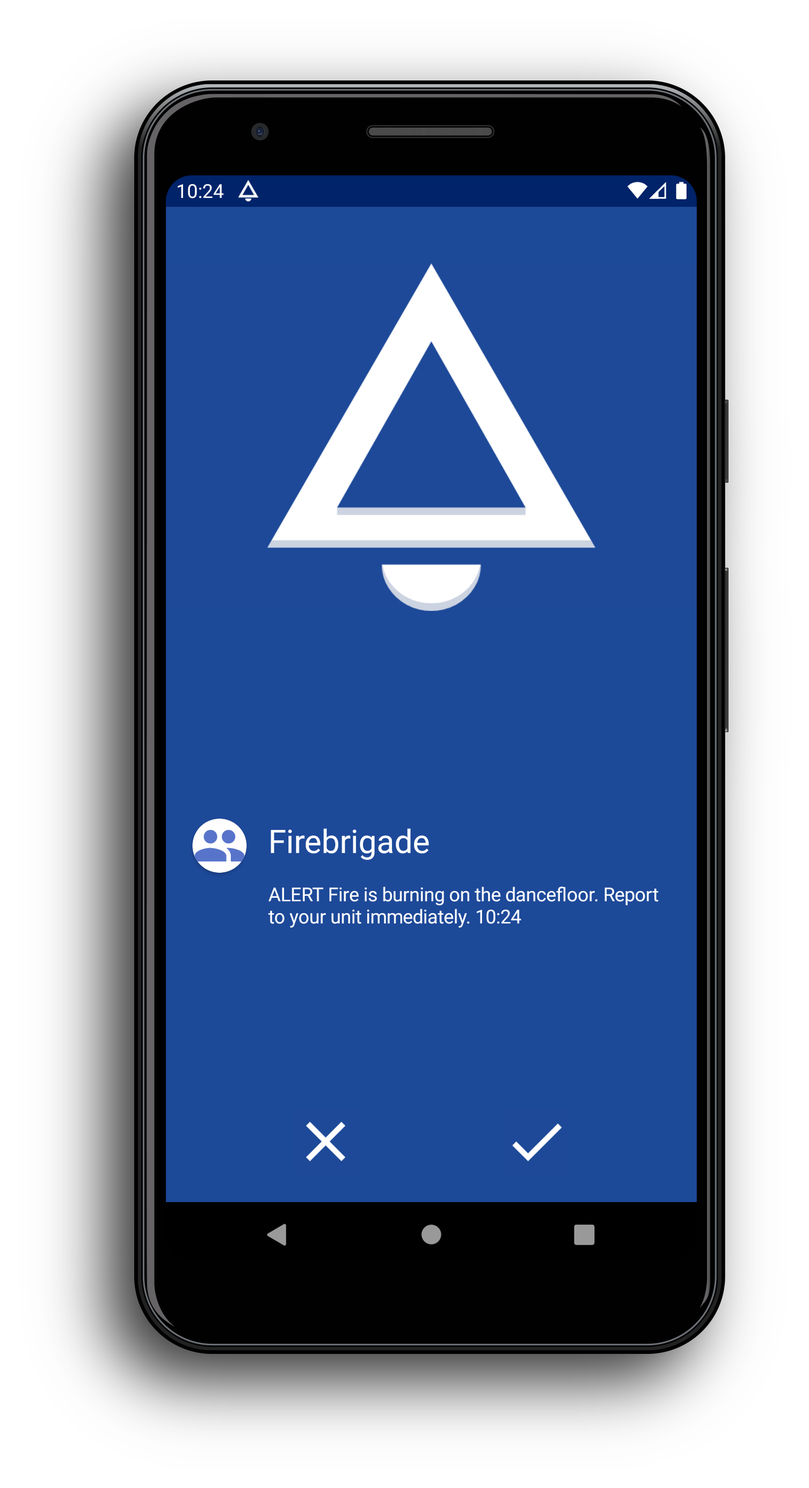
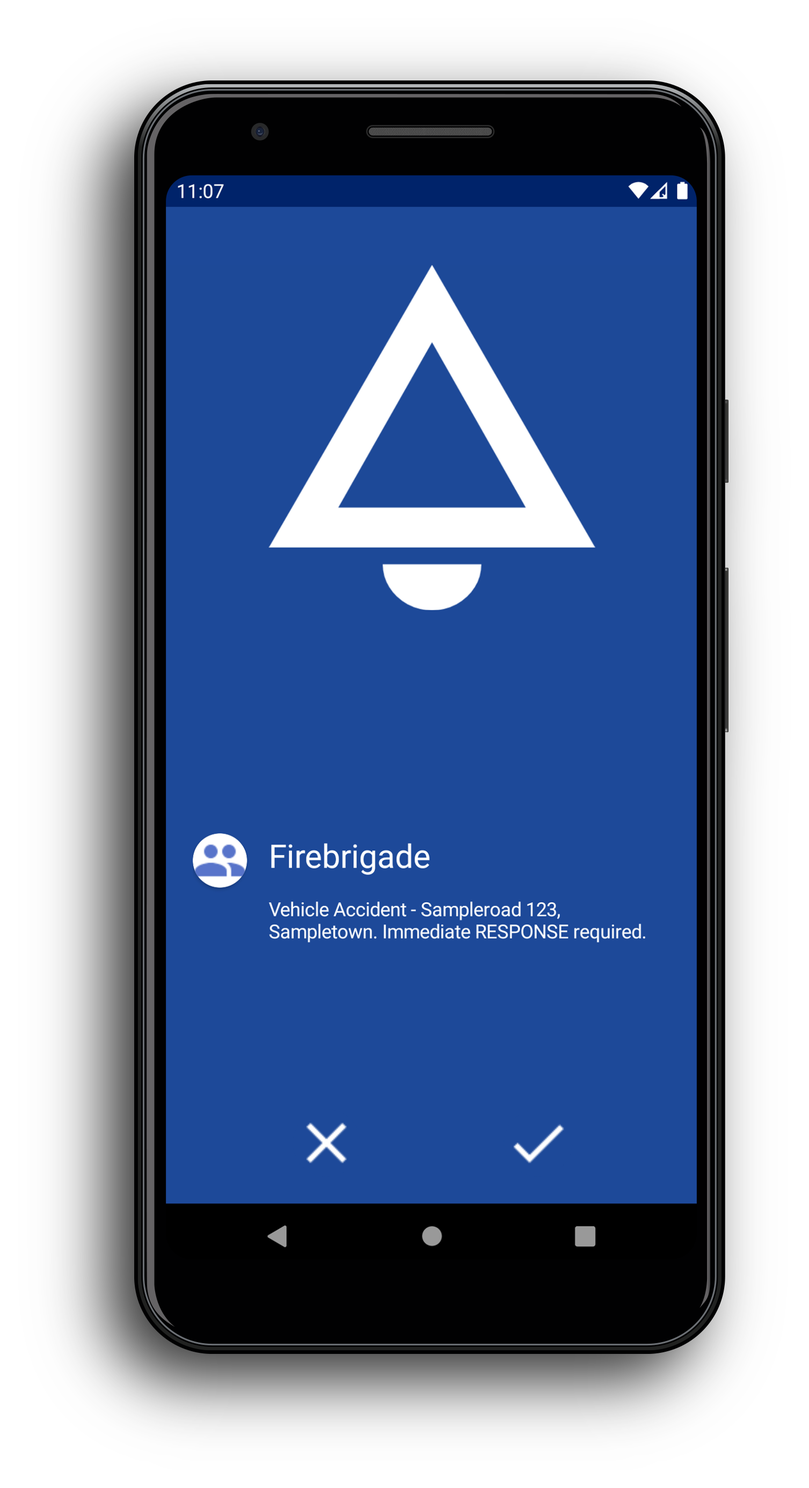
Layered file, before and after one edit (809x1488). Changes by layer:
painted on "Mask #1" over [165, 179, 697, 1248]
